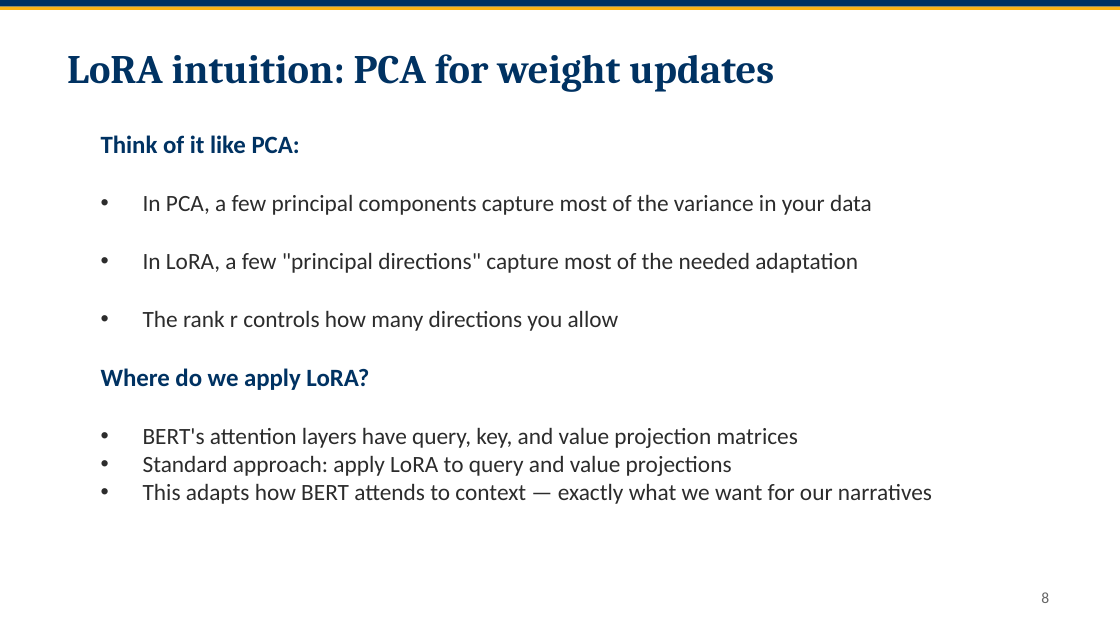
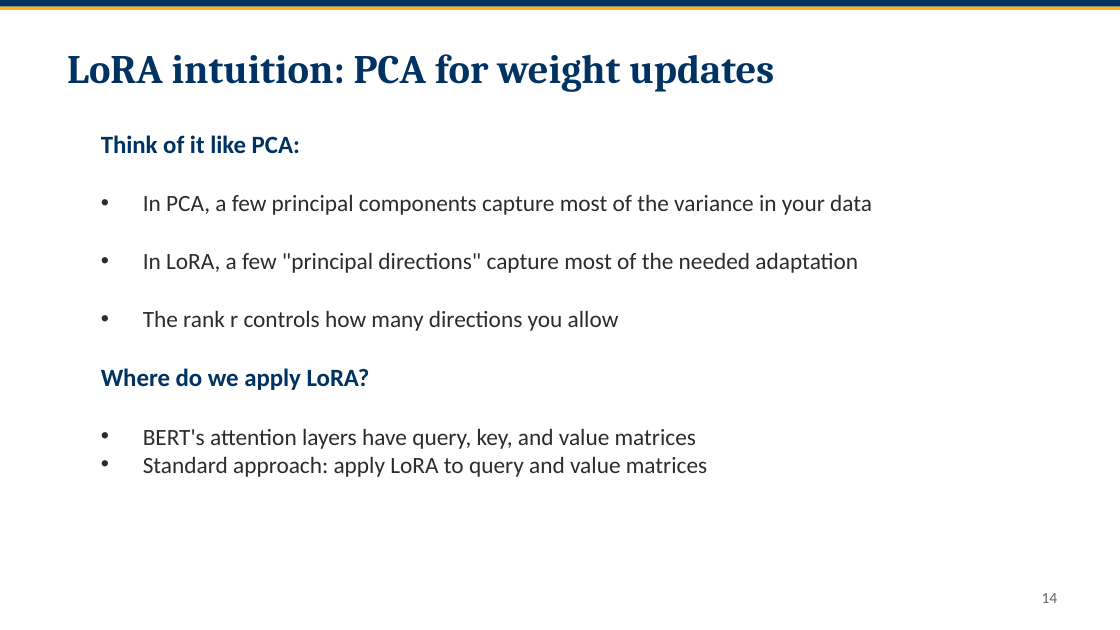
Before and after one commit to smrichardson/stat214, a slide deck: slide 14 of 26-214-discussion-week-13.pptx (slide 8 before the commit). Drawn at 1120x630 pixels with LibreOffice and Linux fonts; fonts in the diff are those of the drawing. Boxes give left, top, right and bottom in pixels: in the first picture for what was removed or moved away, otherwise in the second. Text is boxed around its words. In the diff, an @@ line names an element or a change of style, - is before the commit and + after.

```diff
--- a/26-214-discussion-week-13.pptx
+++ b/26-214-discussion-week-13.pptx
@@ text at box(143, 429, 707, 477): text changed @@
-• BERT's attention layers have query, key, and value projection matrices
-• Standard approach: apply LoRA to query and value projections
-• This adapts how BERT attends to context — exactly what we want for our narratives
+• BERT's attention layers have query, key, and value matrices
+• Standard approach: apply LoRA to query and value matrices
@@ page number at box(1042, 593, 1058, 603): text changed @@
-8
+14
```
Also in this commit, not shown: 8 other slides changed, 8 slides added, 3 other files.
